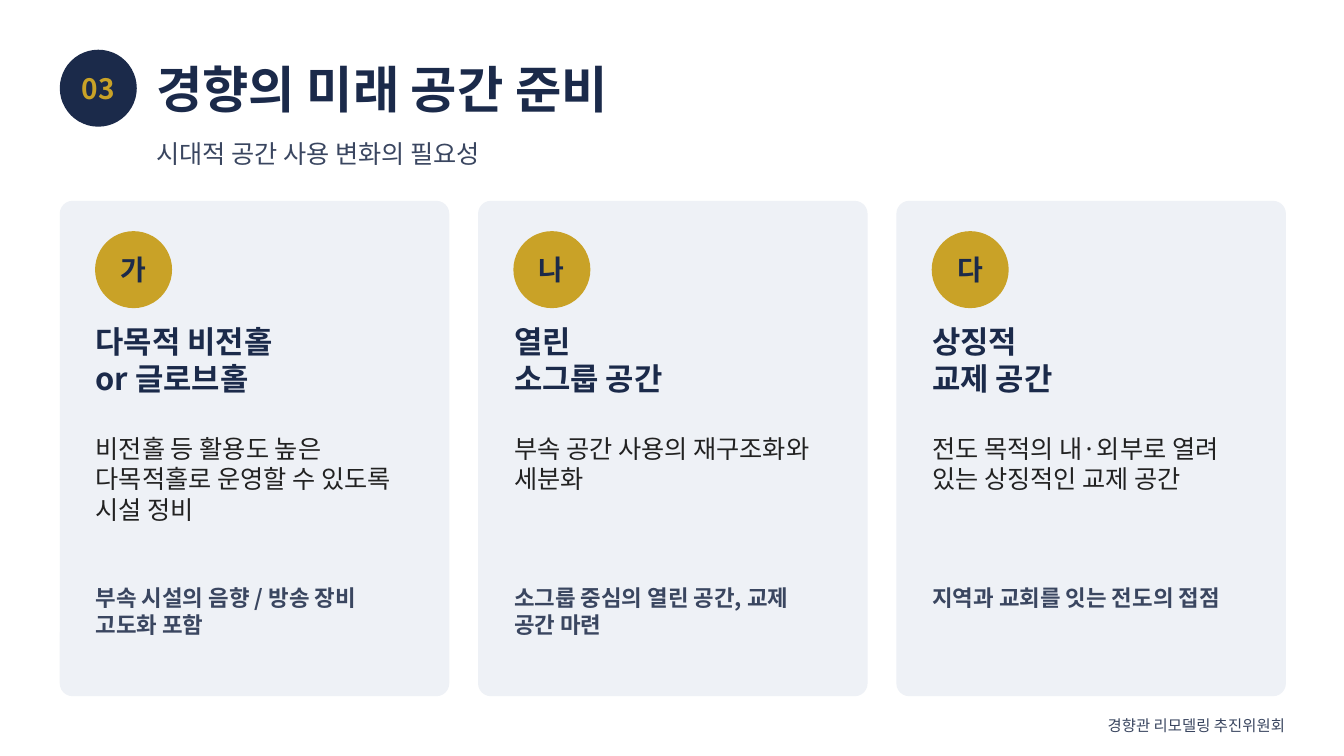
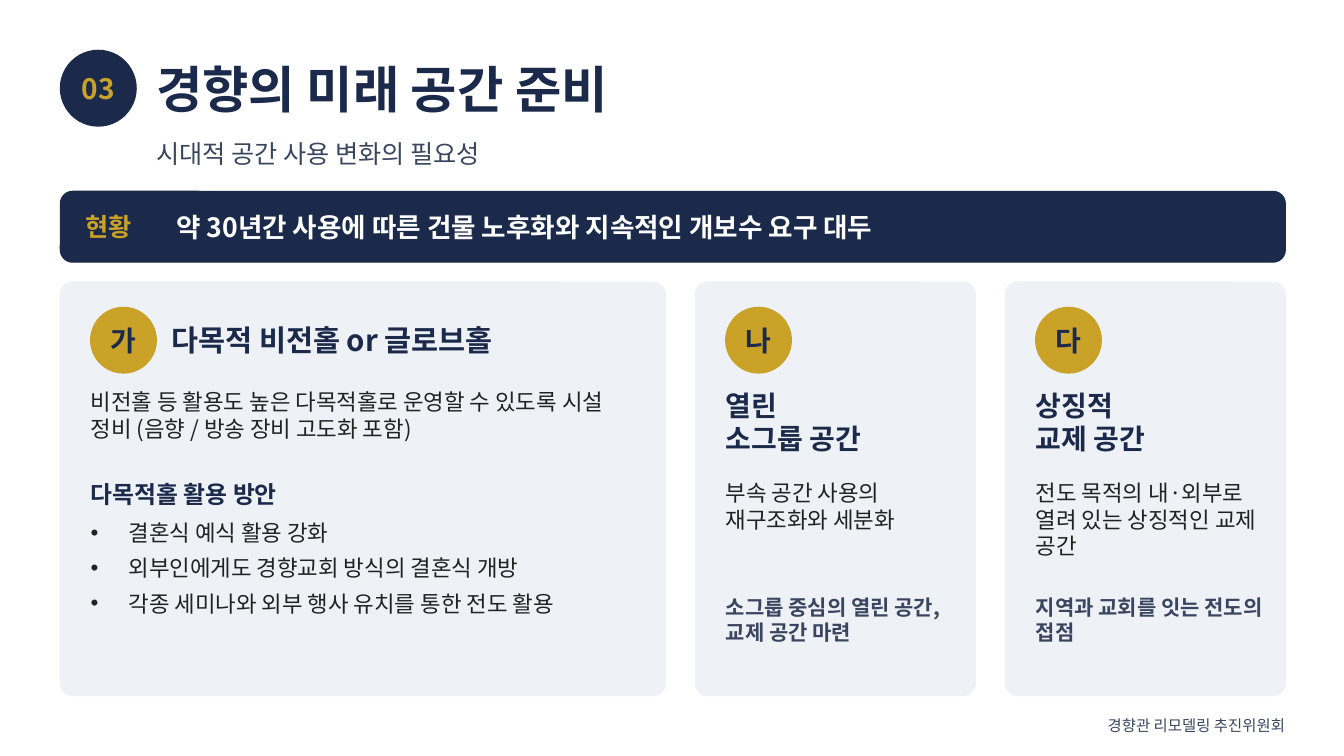
Before and after one commit to kgsdoing21-lab/-, a slide deck: slide 4 of 경향관_리모델링_추진위원회.pptx. Drawn at 1344x756 pixels with LibreOffice and Linux fonts; fonts in the diff are those of the drawing. Boxes give left, top, right and bottom in pixels: in the first picture for what was removed or moved away, otherwise in the second. Text is boxed around its words. In the diff, an @@ line names an element or a change of style, - is before the commit and + after.

```diff
--- a/경향관_리모델링_추진위원회.pptx
+++ b/경향관_리모델링_추진위원회.pptx
@@ rounded rectangle added at (x1=60, y1=192, x2=1286, y2=262), fill #1B2A4A, outline #1B2A4A 1 pt @@
@@ text added at (x1=86, y1=214, x2=132, y2=239), 18 pt, text #C9A227, bold @@
+현황
@@ text added at (x1=176, y1=214, x2=872, y2=240), 19 pt, text #FFFFFF, bold @@
+약 30년간 사용에 따른 건물 노후화와 지속적인 개보수 요구 대두
@@ rounded rectangle resized from (x1=60, y1=202, x2=449, y2=696) to (x1=60, y1=282, x2=665, y2=696) @@
@@ proportions changed in 3 elements at (x1=1005, y1=282, x2=1285, y2=696), (x1=60, y1=282, x2=665, y2=696), (x1=696, y1=282, x2=975, y2=696) @@
@@ rounded rectangle resized from (x1=479, y1=202, x2=867, y2=696) to (x1=696, y1=282, x2=975, y2=696) @@
@@ rounded rectangle resized from (x1=897, y1=202, x2=1286, y2=696) to (x1=1005, y1=282, x2=1285, y2=696) @@
@@ text "가" moved from (x1=121, y1=256, x2=147, y2=283) to (x1=111, y1=327, x2=137, y2=354) @@
@@ ellipse resized from (x1=96, y1=232, x2=171, y2=308) to (x1=91, y1=308, x2=156, y2=373) @@
@@ text at (x1=171, y1=326, x2=493, y2=354): text changed; size 22 to 21 pt @@
-다목적 비전홀
-or 글로브홀
+다목적 비전홀 or 글로브홀
@@ text "다목적 비전홀 or 글로브홀" at (x1=171, y1=326, x2=493, y2=354): vertical alignment top to middle @@
@@ text "나" moved from (x1=539, y1=256, x2=565, y2=283) to (x1=746, y1=327, x2=772, y2=354) @@
@@ ellipse resized from (x1=514, y1=232, x2=590, y2=308) to (x1=726, y1=308, x2=791, y2=373) @@
@@ text "다" moved from (x1=957, y1=256, x2=983, y2=283) to (x1=1056, y1=327, x2=1082, y2=354) @@
@@ ellipse resized from (x1=933, y1=232, x2=1008, y2=308) to (x1=1036, y1=308, x2=1102, y2=373) @@
@@ text "열린" at (x1=726, y1=392, x2=861, y2=452): size 22 to 20 pt @@
@@ text "열린" moved from (x1=514, y1=327, x2=663, y2=393) to (x1=726, y1=392, x2=861, y2=452) @@
@@ text "상징적" moved from (x1=932, y1=327, x2=1053, y2=393) to (x1=1036, y1=392, x2=1146, y2=452) @@
@@ text "상징적" at (x1=1036, y1=392, x2=1146, y2=452): size 22 to 20 pt @@
@@ text at (x1=91, y1=391, x2=603, y2=442): text changed; size 18 to 16 pt @@
-비전홀 등 활용도 높은 다목적홀로 운영할 수 있도록 시설 정비
+비전홀 등 활용도 높은 다목적홀로 운영할 수 있도록 시설 정비 (음향 / 방송 장비 고도화 포함)
@@ text "부속 공간 사용의 재구조화와 세분화" at (x1=726, y1=482, x2=895, y2=530): size 18 to 16 pt @@
@@ text "부속 공간 사용의 재구조화와 세분화" moved from (x1=514, y1=437, x2=809, y2=490) to (x1=726, y1=482, x2=895, y2=530) @@
@@ text "전도 목적의 내·외부로 열려 있는 ..." moved from (x1=932, y1=437, x2=1218, y2=490) to (x1=1036, y1=482, x2=1256, y2=556) @@
@@ text "전도 목적의 내·외부로 열려 있는 ..." at (x1=1036, y1=482, x2=1256, y2=556): size 18 to 16 pt @@
@@ text added at (x1=91, y1=483, x2=277, y2=505), 17 pt, text #1B2A4A, bold @@
+다목적홀 활용 방안
@@ text added at (x1=128, y1=522, x2=554, y2=614), 16 pt, text #222222 @@
+• 결혼식 예식 활용 강화
+• 외부인에게도 경향교회 방식의 결혼식 개방
+• 각종 세미나와 외부 행사 유치를 통한 전도 활용
@@ text removed at (x1=96, y1=587, x2=356, y2=635) @@
-부속 시설의 음향 / 방송 장비 고도화 포함
@@ text "소그룹 중심의 열린 공간, 교제 ..." at (x1=726, y1=597, x2=940, y2=642): size 16 to 15 pt @@
@@ text "소그룹 중심의 열린 공간, 교제 ..." moved from (x1=514, y1=587, x2=788, y2=635) to (x1=726, y1=597, x2=940, y2=642) @@
@@ text "지역과 교회를 잇는 전도의 접점" moved from (x1=932, y1=587, x2=1220, y2=608) to (x1=1036, y1=597, x2=1262, y2=642) @@
@@ text "지역과 교회를 잇는 전도의 접점" at (x1=1036, y1=597, x2=1262, y2=642): size 16 to 15 pt @@
```
Also in this commit, not shown: 2 other slides changed.
